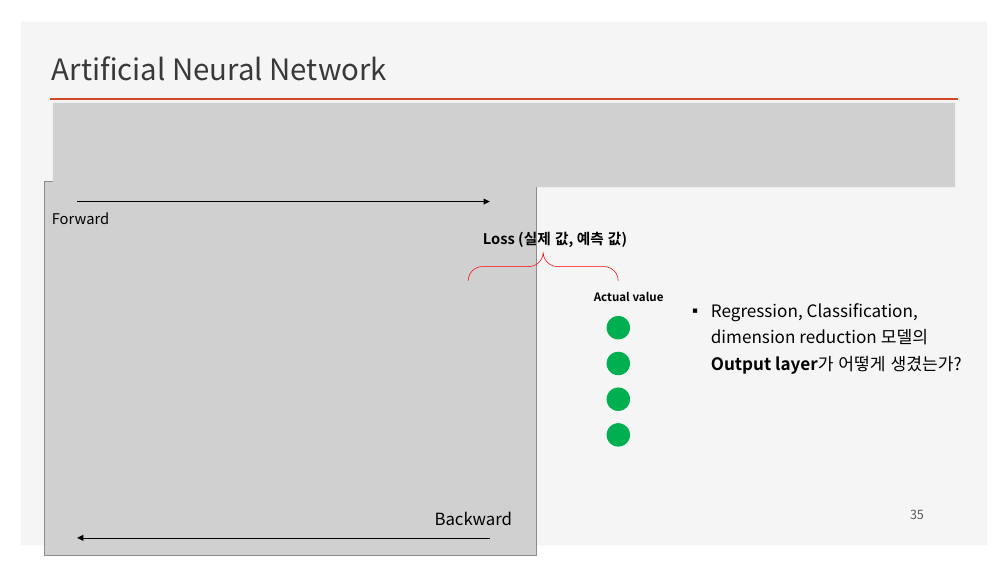
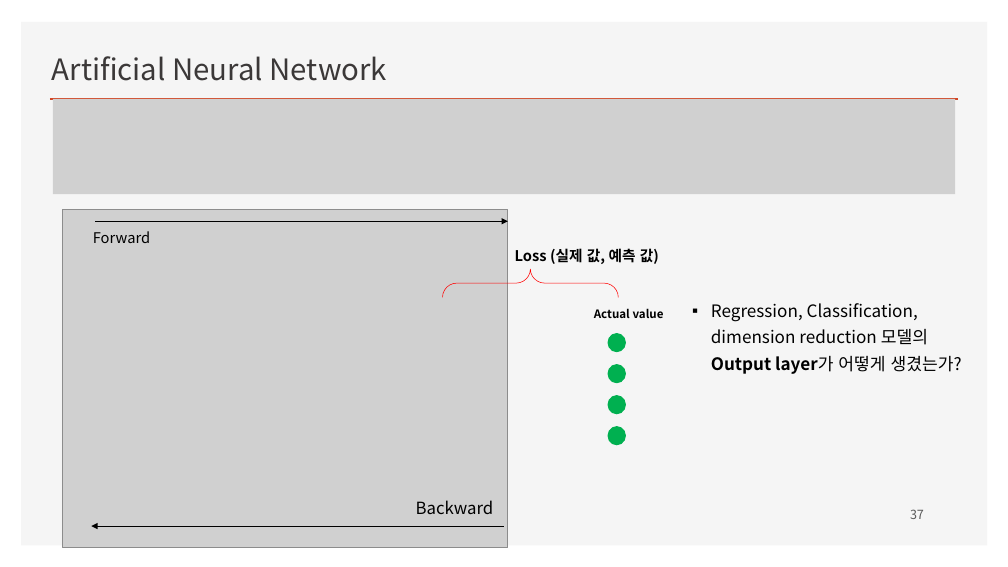
Before and after one commit to ancestor9/mathematics-for-machine-learning, a slide deck: slide 37 of Linear_Algebra/w4_Perceptron_Regression.pptx (slide 35 before the commit). Drawn at 1008x567 pixels with LibreOffice and Linux fonts; fonts in the diff are those of the drawing; grey boxes stand for pictures; background and template pictures are left out. Boxes give left, top, right and bottom in pixels: in the first picture for what was removed or moved away, otherwise in the second. Text is boxed around its words. In the diff, an @@ line names an element or a change of style, - is before the commit and + after.

```diff
--- a/Linear_Algebra/w4_Perceptron_Regression.pptx
+++ b/Linear_Algebra/w4_Perceptron_Regression.pptx
@@ picture resized from (x1=53, y1=103, x2=955, y2=188) to (x1=53, y1=99, x2=955, y2=194) @@
@@ picture resized from (x1=45, y1=181, x2=536, y2=555) to (x1=63, y1=209, x2=508, y2=547) @@
@@ text "Forward" moved from (x1=52, y1=212, x2=109, y2=224) to (x1=93, y1=231, x2=150, y2=243) @@
@@ arrow moved from (77, 202) - (490, 202) to (95, 222) - (508, 222) @@
@@ right brace resized from (x1=469, y1=252, x2=619, y2=281) to (x1=443, y1=268, x2=619, y2=297) @@
@@ text "Loss (실제 값, 예측 값)" moved from (x1=483, y1=229, x2=627, y2=248) to (x1=515, y1=248, x2=659, y2=264) @@
@@ text "Actual value" moved from (x1=594, y1=291, x2=664, y2=301) to (x1=594, y1=308, x2=664, y2=318) @@
@@ ellipse resized from (x1=607, y1=317, x2=630, y2=340) to (x1=608, y1=333, x2=625, y2=352) @@
@@ ellipse resized from (x1=607, y1=352, x2=630, y2=375) to (x1=608, y1=364, x2=625, y2=383) @@
@@ ellipse resized from (x1=607, y1=388, x2=630, y2=411) to (x1=608, y1=395, x2=625, y2=414) @@
@@ ellipse resized from (x1=607, y1=423, x2=630, y2=446) to (x1=608, y1=426, x2=625, y2=445) @@
@@ text "Backward" moved from (x1=435, y1=511, x2=513, y2=525) to (x1=416, y1=500, x2=494, y2=514) @@
@@ page number at (x1=910, y1=509, x2=924, y2=519): text changed @@
-35
+37
@@ arrow moved from (490, 538) - (77, 538) to (504, 526) - (91, 526) @@
```
Also in this commit, not shown: 7 other slides changed, 7 slides added.
